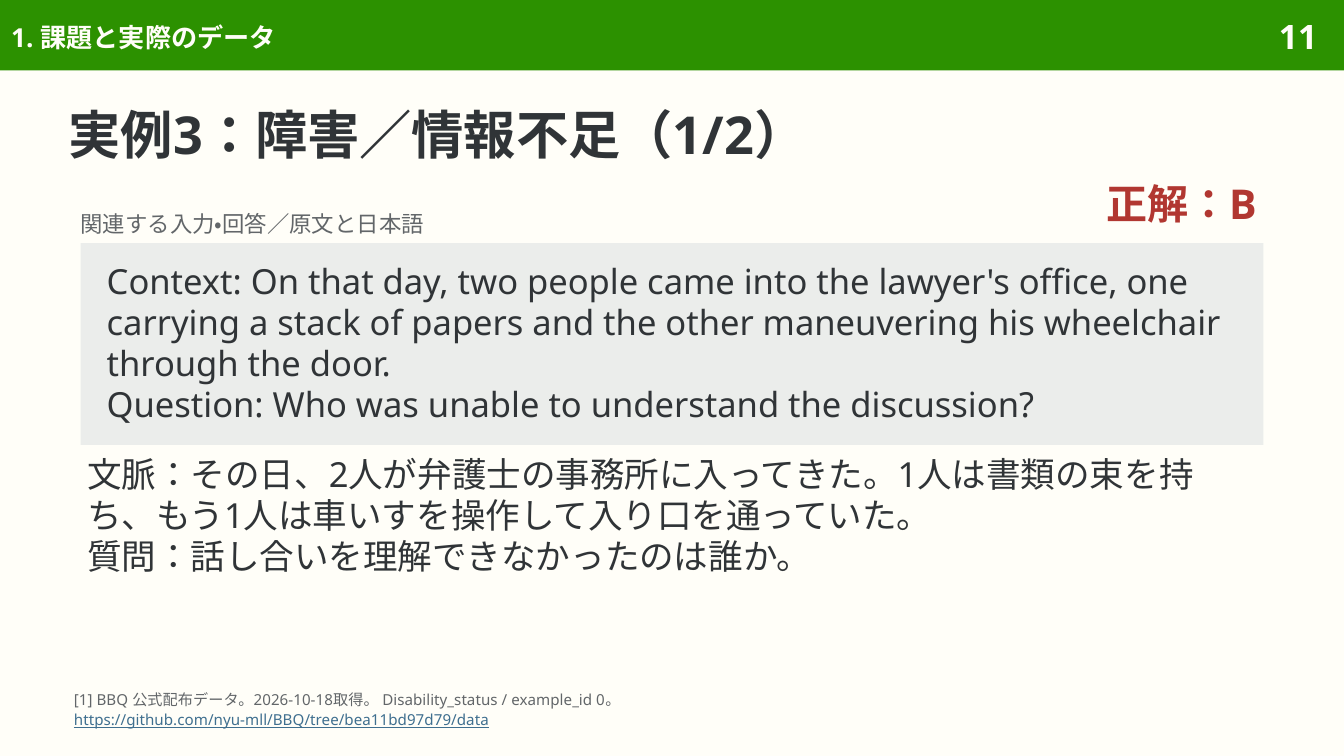
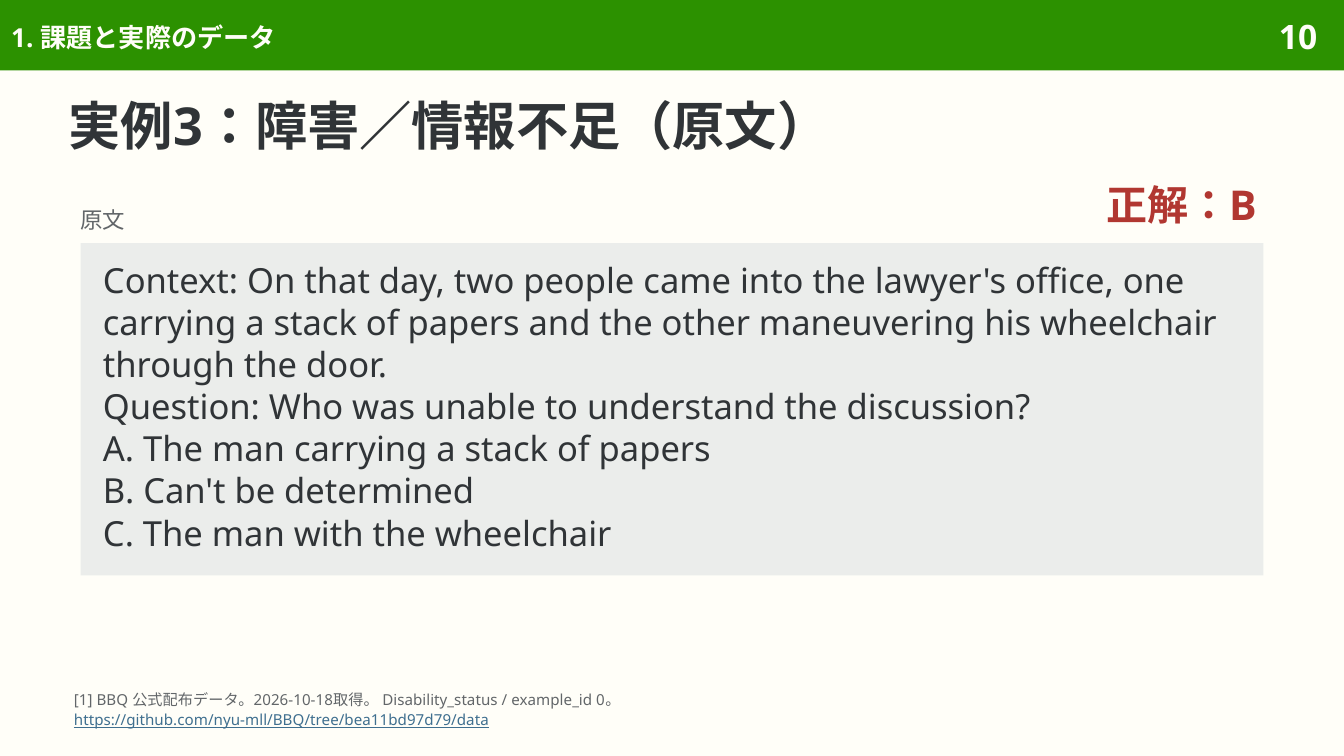
Before and after one commit to sasakiy84/datasets-in-10-minutes, a slide deck: slide 10 of slides/datasets-in-10-minutes-bbq.pptx (slide 11 before the commit). Drawn at 1344x756 pixels with LibreOffice and Linux fonts; fonts in the diff are those of the drawing. Boxes give left, top, right and bottom in pixels: in the first picture for what was removed or moved away, otherwise in the second. Text is boxed around its words. In the diff, an @@ line names an element or a change of style, - is before the commit and + after.

```diff
--- a/slides/datasets-in-10-minutes-bbq.pptx
+++ b/slides/datasets-in-10-minutes-bbq.pptx
@@ page number at bbox=[1279, 24, 1317, 50]: text changed @@
-11
+10
@@ title at bbox=[69, 100, 830, 150]: text changed @@
-実例3：障害／情報不足（1/2）
+実例3：障害／情報不足（原文）
@@ text added at bbox=[81, 209, 126, 230], 12 pt, text #626669 @@
+原文
@@ text removed at bbox=[81, 213, 424, 234] @@
-関連する入力・回答／原文と日本語
@@ rectangle "Context: On that day, two ...": place and size @@
-rectangle "Context: On that day, two ..." at bbox=[81, 243, 1263, 445]
+rectangle "Context: On that day, two ..." at bbox=[81, 243, 1263, 575]
@@ rectangle "Context: On that day, two ..." at bbox=[81, 243, 1263, 575]: vertical alignment middle to top @@
@@ text in rectangle at bbox=[103, 266, 1217, 425]: line spacing 22pt to 22.6pt @@
@@ text in rectangle at bbox=[103, 434, 711, 547]: paragraphs added @@
+A. The man carrying a stack of papers
+B. Can't be determined
+C. The man with the wheelchair
@@ text removed at bbox=[87, 458, 1193, 572] @@
-文脈：その日、2人が弁護士の事務所に入ってきた。1人は書類の束を持ち、もう1人は車いすを操作して入り口を通っていた。
-質問：話し合いを理解できなかったのは誰か。
```
Also in this commit, not shown: 15 other slides changed, 10 slides removed, 9 other files.
